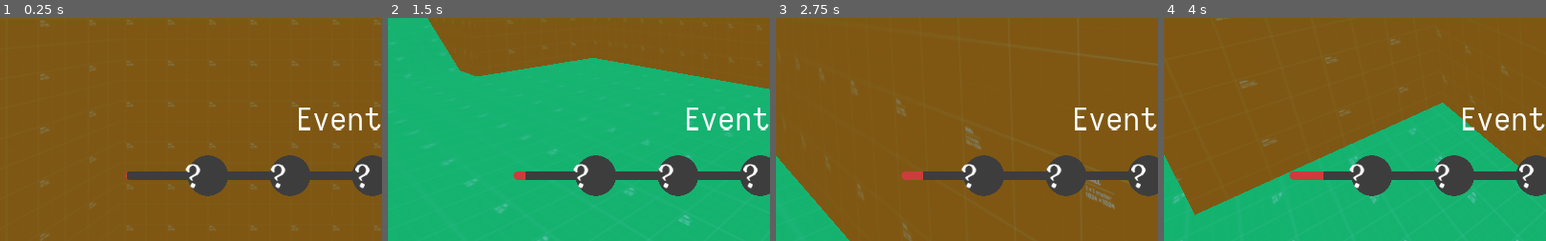
Above: before the commit, frames 1-4 (left to right).
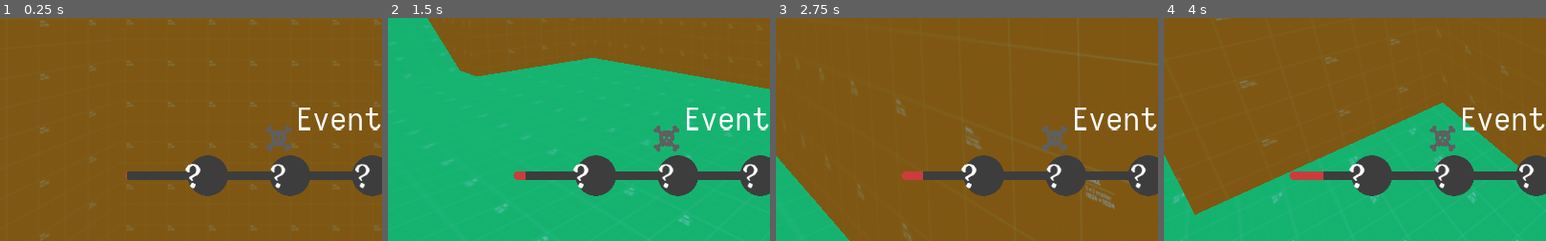
Above: after the commit, the same moments.

Repository: nwallenfang/ludum-dare-51
Game: Godot game, scene res://Levels/FirstFloor.tscn
The game is run twice, just before and just after one commit, with the same random seed, the same clock (stepped at 60 frames per second) and the same inputs.
Inputs (mouse positions are % of the whole screen's width and height, from its top left):
- Up to frame 1 (0.25 s): no input
- Up to frame 2 (1.5 s): move the mouse to (72, 45) at 0.52 s; hold Right (ui_right) 0.53-1.28 s; hold Alt (change_mouse_input) 0.53-1.28 s; tap Space (jump) at 0.77 s; click (72, 45) at 0.8 s; move the mouse to (45, 50) at 1.27 s; hold Up (ui_up) from 1.28 s (still down); click (45, 50) at 1.35 s
- Up to frame 3 (2.75 s): tap Space (jump) at 1.52 s; tap Alt (change_mouse_input) at 1.55 s; move the mouse to (60, 28) at 2.02 s; release Up (ui_up) at 2.03 s; hold Right (ui_right) from 2.03 s (still down); hold Alt (change_mouse_input) from 2.03 s (still down); click (60, 28) at 2.3 s
- Up to frame 4 (4 s): move the mouse to (49, 52) at 2.77 s; release Right (ui_right) at 2.78 s; release Alt (change_mouse_input) at 2.78 s; hold Up (ui_up) 2.78-3.53 s; click (49, 52) at 2.85 s; tap Space (jump) at 3.02, 3.77 s; tap Alt (change_mouse_input) at 3.05 s; move the mouse to (80, 65) at 3.52 s; hold Left (ui_left) from 3.53 s (still down); hold Shift (sprint) from 3.53 s (still down); click (80, 65) at 3.8 s
The pictures show only the part of the screen within x 0-50%, y 50-100%; the shares and areas given below are measured in that part.

The runs differ from the first frame. In frame 1, 0.5% of the frame differs, in the area x 48-77%, y 48-77%; in frame 2, 0.5%; in frame 3, 0.5%; in frame 4, 0.5%.

Commit message:
event UI ok

Diff:
--- a/Logic/Events.gd
+++ b/Logic/Events.gd
@@ -27,10 +27,10 @@
 		if number_triggered in fixed_events_for_this_lv:
 			var fixed_event = fixed_events_for_this_lv[number_triggered]
 			emit_signal("trigger_event", fixed_event)
-		else:
-			# random event
-			var rand_index = randi() % len(random_events)
-			emit_signal("trigger_event", random_events[rand_index])
+
+		# always a random event
+		var rand_index = randi() % len(random_events)
+		emit_signal("trigger_event", random_events[rand_index])
 
 
 func _on_UpdateUITimer_timeout() -> void:
--- /dev/null
+++ b/Logic/Events/FixedEventTest.gd
@@ -0,0 +1,7 @@
+extends Node
+
+export var icon: Texture
+export var event_name: String
+
+func event():
+	print("fixed event ", event_name)
--- a/Logic/Events/FixedEventTest.tscn
+++ b/Logic/Events/FixedEventTest.tscn
@@ -1,15 +1,9 @@
-[gd_scene load_steps=2 format=2]
+[gd_scene load_steps=3 format=2]
 
-[sub_resource type="GDScript" id=1]
-script/source = "extends Node
-
-export var icon: Texture
-export var event_name: String
-
-func event():
-	print(\"fixed event \", event_name)
-"
+[ext_resource path="res://Assets/Sprites/death.png" type="Texture" id=1]
+[ext_resource path="res://Logic/Events/FixedEventTest.gd" type="Script" id=2]
 
 [node name="Node" type="Node"]
-script = SubResource( 1 )
+script = ExtResource( 2 )
+icon = ExtResource( 1 )
 event_name = "Fixed Event"
--- a/Logic/Events/GrowEvent.tscn
+++ b/Logic/Events/GrowEvent.tscn
@@ -1,7 +1,9 @@
-[gd_scene load_steps=2 format=2]
+[gd_scene load_steps=3 format=2]
 
 [ext_resource path="res://Logic/Events/GrowEvent.gd" type="Script" id=1]
+[ext_resource path="res://icon.png" type="Texture" id=2]
 
 [node name="Node" type="Node"]
 script = ExtResource( 1 )
+icon = ExtResource( 2 )
 event_name = "Grow Event"
--- /dev/null
+++ b/Logic/World.tscn
@@ -0,0 +1,21 @@
+[gd_scene load_steps=2 format=2]
+
+[ext_resource path="res://Levels/FirstFloor.tscn" type="PackedScene" id=1]
+
+[node name="World" type="Control"]
+anchor_right = 1.0
+anchor_bottom = 1.0
+
+[node name="ViewportContainer" type="ViewportContainer" parent="."]
+anchor_right = 1.0
+anchor_bottom = 1.0
+stretch = true
+
+[node name="ViewportContainer" type="Viewport" parent="ViewportContainer"]
+size = Vector2( 1024, 600 )
+size_override_stretch = true
+handle_input_locally = false
+fxaa = true
+render_target_update_mode = 3
+
+[node name="Level1" parent="ViewportContainer/ViewportContainer" instance=ExtResource( 1 )]
--- a/UI/EventBar.gd
+++ b/UI/EventBar.gd
@@ -3,18 +3,51 @@
 
 var number_of_events = 6
 
+const fixed_icon_translation = 50
+export var greyed_out: Color
+
+
 func _ready() -> void:
 	Events.connect("progress_update", self, "set_progress")
 	Events.connect("trigger_event", self, "event_triggered")
+	# TODO on new level reload fixed !!!
+	init_fixed_events()
+
+
+func init_fixed_events():
+	var fixed_events = Events.fixed_events[Game.level_index]
+	var amount = len(fixed_events)
+	var i = 0
+	for fixed_number in fixed_events:
+		var fixed = fixed_events[fixed_number]
+		i += 1
+		var new_icon = $FixedIcon.duplicate()
+		add_child(new_icon)
+		new_icon.name = "FixedIcon" + str(fixed_number)
+		new_icon.material = new_icon.material.duplicate()
+		new_icon.material.set_shader_param("texture_resource", fixed.icon)
+		new_icon.set("event_name", fixed.event_name)
+		new_icon.rect_position = get_node("Icon" + str(fixed_number)).rect_position
+		new_icon.rect_position.y = new_icon.rect_position.y - fixed_icon_translation
+		new_icon.modulate = greyed_out
+
+
 
 func set_progress(seconds: float):
 	var max_sec = 10.0 * number_of_events
 	var normalized = seconds/max_sec
 
 
-	# TODO check which icons should be changed etc
 	$"%EventBar".material.set_shader_param("progress", normalized)
 
 
 func event_triggered(event):
-	print("hi ", event)
+	if Events.number_triggered > 6:
+		return
+
+
+	var icon_node: ColorRect = get_node("Icon" + str(Events.number_triggered))
+	icon_node.material = icon_node.material.duplicate()
+	icon_node.material.set_shader_param("texture_resource", event.icon)
+	$TriggerParticles.position = icon_node.rect_position + 0.5 * icon_node.rect_size
+	$TriggerParticles.restart()
--- a/UI/EventBar.tscn
+++ b/UI/EventBar.tscn
@@ -1,6 +1,7 @@
-[gd_scene load_steps=8 format=2]
+[gd_scene load_steps=12 format=2]
 
 [ext_resource path="res://UI/EventBar.gd" type="Script" id=1]
+[ext_resource path="res://Assets/Sprites/circle_white.png" type="Texture" id=2]
 [ext_resource path="res://Assets/Shader/EventBar.gdshader" type="Shader" id=4]
 [ext_resource path="res://Assets/Sprites/event_bar.png" type="Texture" id=5]
 [ext_resource path="res://Assets/Sprites/question.png" type="Texture" id=6]
@@ -27,16 +28,32 @@
 }"
 
 [sub_resource type="ShaderMaterial" id=7]
+resource_local_to_scene = true
 shader = SubResource( 6 )
 shader_param/fill_color = Color( 1, 1, 1, 1 )
 shader_param/empty_color = Color( 1, 1, 1, 0 )
 shader_param/enabled = null
 shader_param/texture_resource = ExtResource( 6 )
 
+[sub_resource type="Curve" id=8]
+_data = [ Vector2( 0, 0.339773 ), 0.0, 0.0, 0, 0, Vector2( 1, 1 ), 0.0, 0.0, 0, 0 ]
+
+[sub_resource type="CurveTexture" id=9]
+curve = SubResource( 8 )
+
+[sub_resource type="ParticlesMaterial" id=10]
+flag_disable_z = true
+gravity = Vector3( 0, 0, 0 )
+orbit_velocity = 0.0
+orbit_velocity_random = 0.0
+scale_curve = SubResource( 9 )
+color = Color( 0.905882, 0.113725, 0.113725, 1 )
+
 [node name="EventBar" type="Control"]
 anchor_right = 1.0
 anchor_bottom = 1.0
 script = ExtResource( 1 )
+greyed_out = Color( 0.376471, 0.376471, 0.376471, 1 )
 
 [node name="AspectRatioContainer" type="AspectRatioContainer" parent="."]
 anchor_left = 0.15
@@ -51,6 +68,18 @@
 margin_left = 13.8742
 margin_right = 702.926
 margin_bottom = 54.6
+
+[node name="FixedIcon" type="ColorRect" parent="."]
+material = SubResource( 7 )
+anchor_left = 0.236328
+anchor_top = 0.825
+anchor_right = 0.236328
+anchor_bottom = 0.825
+margin_right = 35.0
+margin_bottom = 35.0
+__meta__ = {
+"_edit_use_anchors_": true
+}
 
 [node name="Icon1" type="ColorRect" parent="."]
 material = SubResource( 7 )
@@ -123,3 +152,12 @@
 __meta__ = {
 "_edit_use_anchors_": true
 }
+
+[node name="TriggerParticles" type="Particles2D" parent="."]
+position = Vector2( 258, 511 )
+scale = Vector2( 0.2, 0.2 )
+emitting = false
+one_shot = true
+explosiveness = 0.6
+process_material = SubResource( 10 )
+texture = ExtResource( 2 )
--- a/UI/UI.gd
+++ b/UI/UI.gd
@@ -4,8 +4,8 @@
 	Events.connect("trigger_event", self, "trigger_event")
 
 func _process(delta: float) -> void:
-	$FPS.text = "FPS: " + str(Engine.get_frames_per_second())
+		$CanvasLayer/FPS.text = "FPS: " + str(Engine.get_frames_per_second())
 
 
 func trigger_event(event):
-	$EventName.text = event.event_name
+	$CanvasLayer/EventName.text = event.event_name
--- a/UI/UI.tscn
+++ b/UI/UI.tscn
@@ -9,17 +9,20 @@
 anchor_bottom = 1.0
 script = ExtResource( 2 )
 
-[node name="EventBar" parent="." instance=ExtResource( 1 )]
+[node name="CanvasLayer" type="CanvasLayer" parent="."]
 
-[node name="FPS" type="Label" parent="."]
+[node name="EventBar" parent="CanvasLayer" instance=ExtResource( 1 )]
+
+[node name="FPS" type="Label" parent="CanvasLayer"]
 margin_right = 40.0
 margin_bottom = 14.0
 text = "FPS:"
 
-[node name="EventName" type="Label" parent="."]
+[node name="EventName" type="Label" parent="CanvasLayer"]
 anchor_top = 0.683333
 anchor_right = 1.0
 anchor_bottom = 0.766
+margin_bottom = 4.40002
 custom_fonts/font = ExtResource( 3 )
 text = "Event Name"
 align = 1
Binary file added: Assets/Sprites/circle_white.png
Not shown, added: Assets/Sprites/circle_white.png.import
